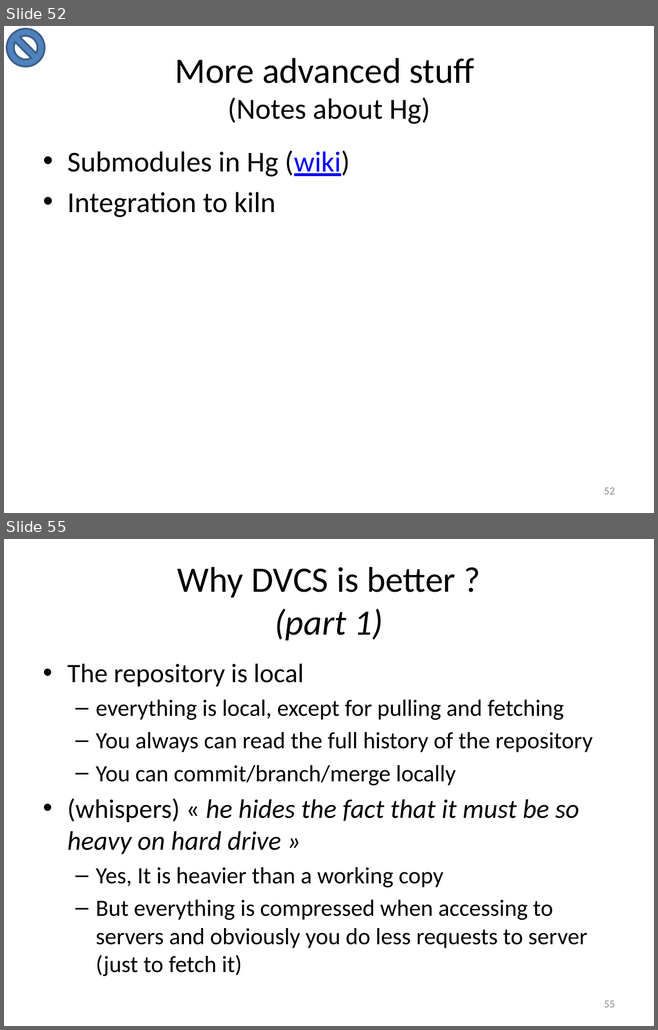
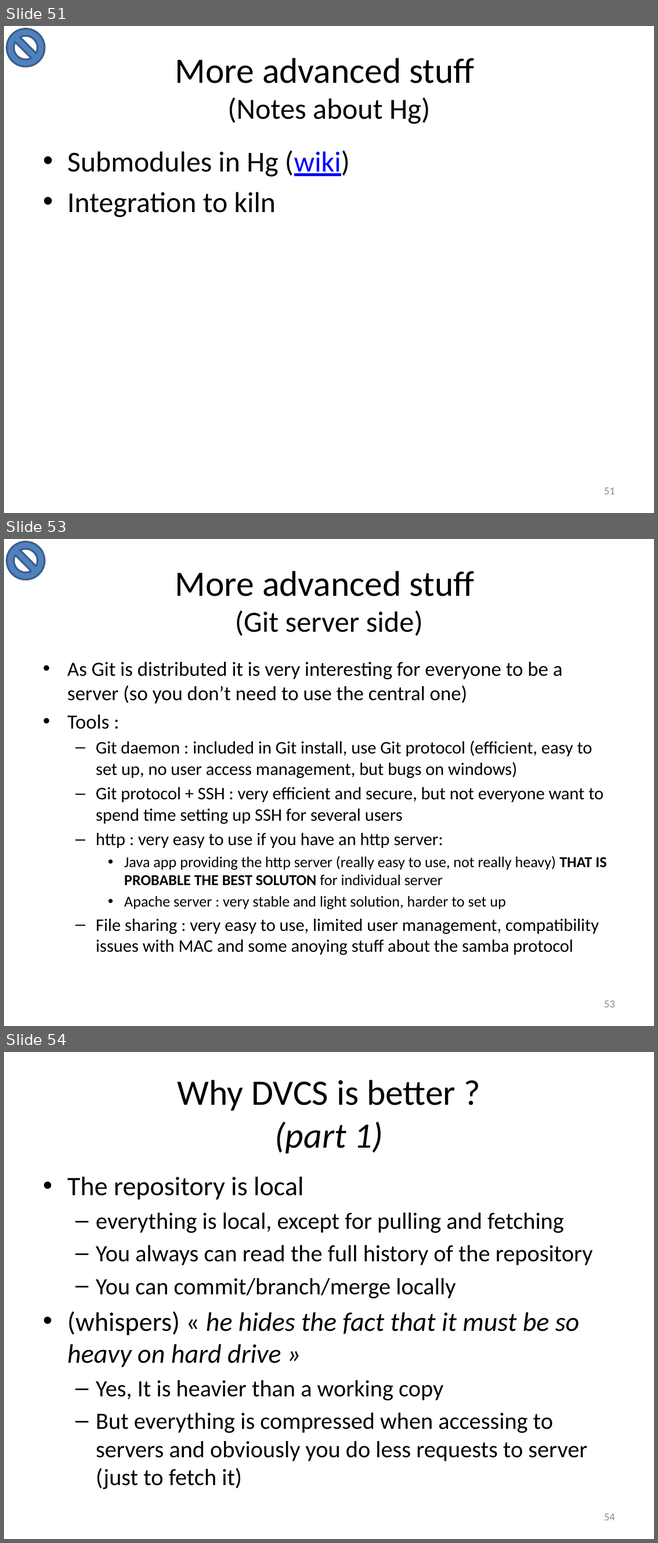
Before and after one commit to adrien59cadri/git_presentation, a slide deck: powerpoint/Nouveau Microsoft PowerPoint Presentation.pptx. Shown one above the other, each under a label of ours: slides 52 and 55 before the commit, slides 51, 53 and 54 after it; the slides between them are not shown. The pictures are 658x1030 and 658x1543 pixels, drawn with LibreOffice and Linux fonts; fonts in the diff are those of the drawing. Boxes give left, top, right and bottom in pixels: in the first picture for what was removed or moved away, otherwise in the second. Text is boxed around its words. In the diff, an @@ line names an element or a change of style, - is before the commit and + after.

```diff
--- a/powerpoint/Nouveau Microsoft PowerPoint Presentation.pptx
+++ b/powerpoint/Nouveau Microsoft PowerPoint Presentation.pptx
@@ slide 53 added at box(4, 539, 654, 1026), background #FFFFFF @@
@@ no-entry sign added at box(6, 541, 44, 579), fill #4F81BD, outline #3A5F8C 2 pt @@
@@ title added at box(175, 571, 474, 636), 39.6 pt, text #000000 @@
+More advanced stuff
+(Git server side)
@@ text added at box(67, 661, 606, 955), 19.6 pt, text #000000 @@
+• As Git is distributed it is very interesting for everyone to be a server (so you don’t need to use the central one)
+• Tools :
+  – Git daemon : included in Git install, use Git protocol (efficient, easy to set up, no user access management, but bugs on windows)
+  – Git protocol + SSH : very efficient and secure, but not everyone want to spend time setting up SSH for several users
+  – http : very easy to use if you have an http server:
+    • Java app providing the http server (really easy to use, not really heavy) THAT IS PROBABLE THE BEST SOLUTON for individual server
+    • Apache server : very stable and light solution, harder to set up
+  – File sharing : very easy to use, limited user management, compatibility issues with MAC and some anoying stuff about the samba protocol
@@ page number added at box(604, 1001, 615, 1008), 12 pt, text #8C8C8C @@
+53
@@ what was slide 52 is now slide 51 @@
@@ page number at box(604, 488, 615, 495): text changed @@
-52
+51
@@ what was slide 55 is now slide 54 @@
@@ page number at box(604, 1514, 615, 1521): text changed @@
-55
+54
```
Also in this commit, not shown: 4 slides changed, 2 slides removed, 2 other files.
